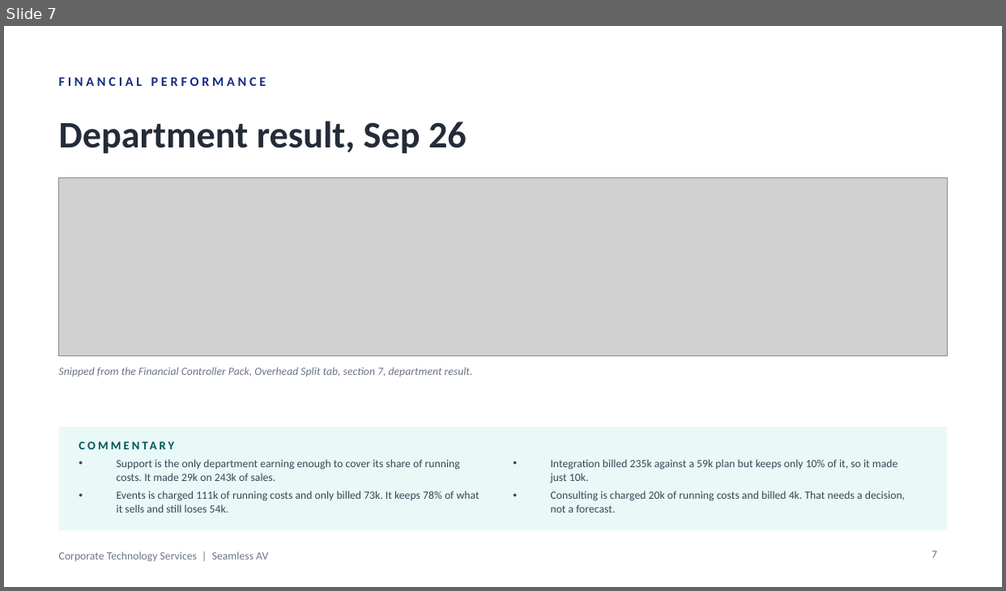
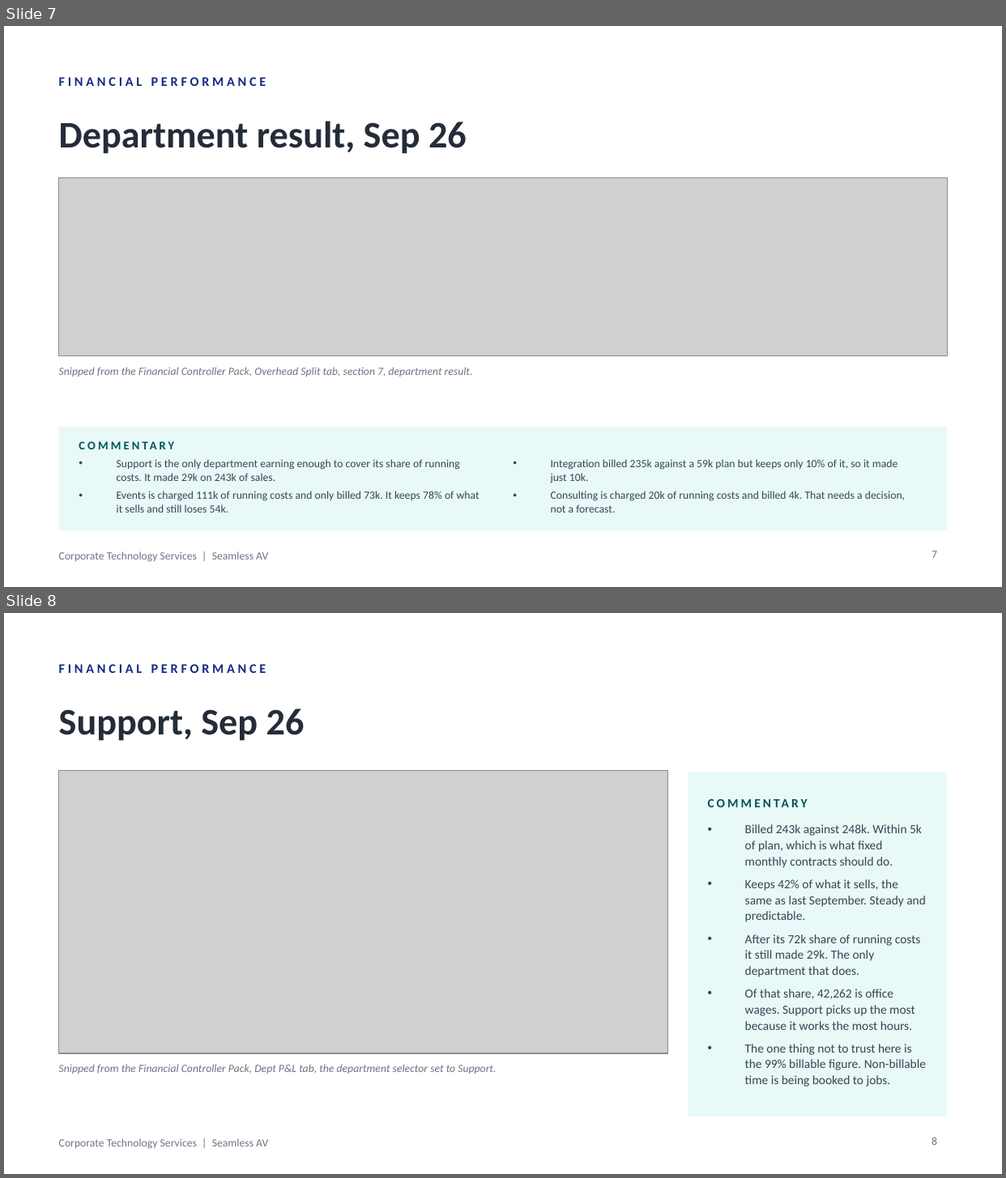
Before and after one commit to WesleyNelson-O33/Claude, a slide deck: deck/CTS Monthly Business Review - September 2026.pptx. Shown one above the other, each under a label of ours: slide 7 before the commit, slides 7 and 8 after it. The pictures are 1006x591 and 1006x1178 pixels, drawn with LibreOffice and Linux fonts; fonts in the diff are those of the drawing; grey boxes stand for pictures. Boxes give left, top, right and bottom in pixels: in the first picture for what was removed or moved away, otherwise in the second. Text is boxed around its words. In the diff, an @@ line names an element or a change of style, - is before the commit and + after.

```diff
--- a/deck/CTS Monthly Business Review - September 2026.pptx
+++ b/deck/CTS Monthly Business Review - September 2026.pptx
@@ slide 8 added at (4,613,1002,1174), background #FFFFFF; not listed: 1 template element that a slide beside it also shows @@
@@ text added at (59,664,266,673), 9.5 pt, text #122B82, bold @@
+FINANCIAL PERFORMANCE
@@ text added at (59,709,305,741), 27 pt, text #242C39, bold @@
+Support, Sep 26
@@ picture added at (59,771,667,1054) @@
@@ rectangle added at (688,773,947,1117), fill #E8F9F8 @@
@@ text added at (708,790,927,815), 9 pt, text #005358, bold @@
+COMMENTARY
@@ text added at (745,824,926,1087), 9 pt, text #3A4453 @@
+• Billed 243k against 248k. Within 5k of plan, which is what fixed monthly contracts should do.
+• Keeps 42% of what it sells, the same as last September. Steady and predictable.
+• After its 72k share of running costs it still made 29k. The only department that does.
+• Of that share, 42,262 is office wages. Support picks up the most because it works the most hours.
+• The one thing not to trust here is the 99% billable figure. Non-billable time is being booked to jobs.
@@ text added at (59,1064,496,1074), 8 pt, text #6B7585, italic @@
+Snipped from the Financial Controller Pack, Dept P&L tab, the department selector set to Support.
@@ page number added at (931,1137,937,1145), 8 pt, text #6B7585 @@
+8
```
Also in this commit, not shown: 1 slide changed, 4 other slides added, 25 other files.
